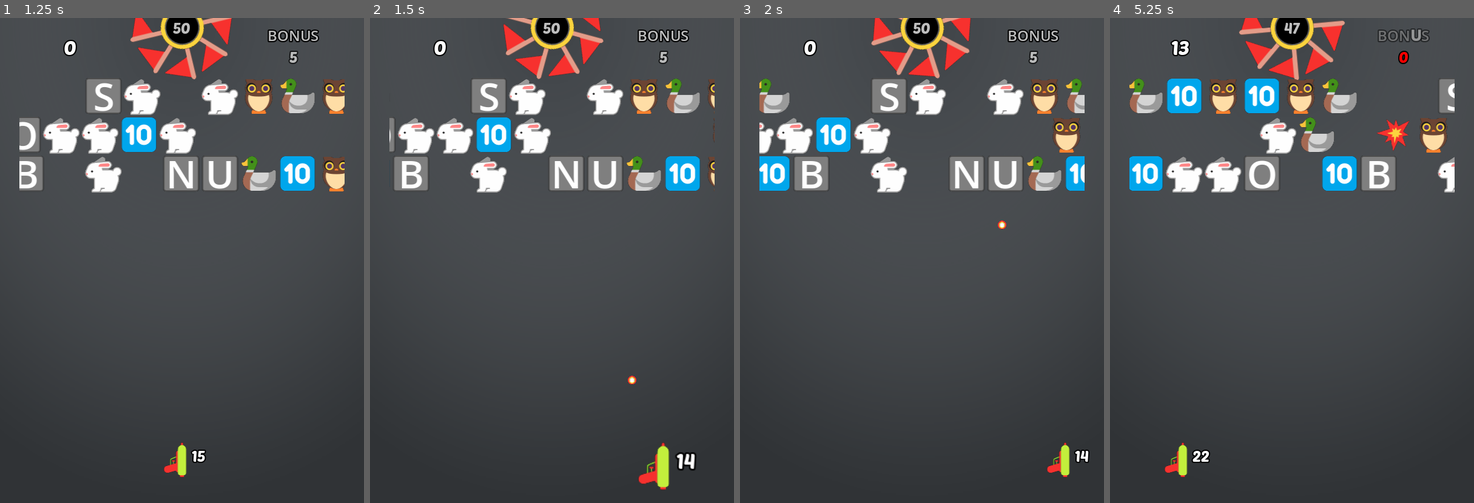
Above: before the commit, frames 1-4 (left to right).
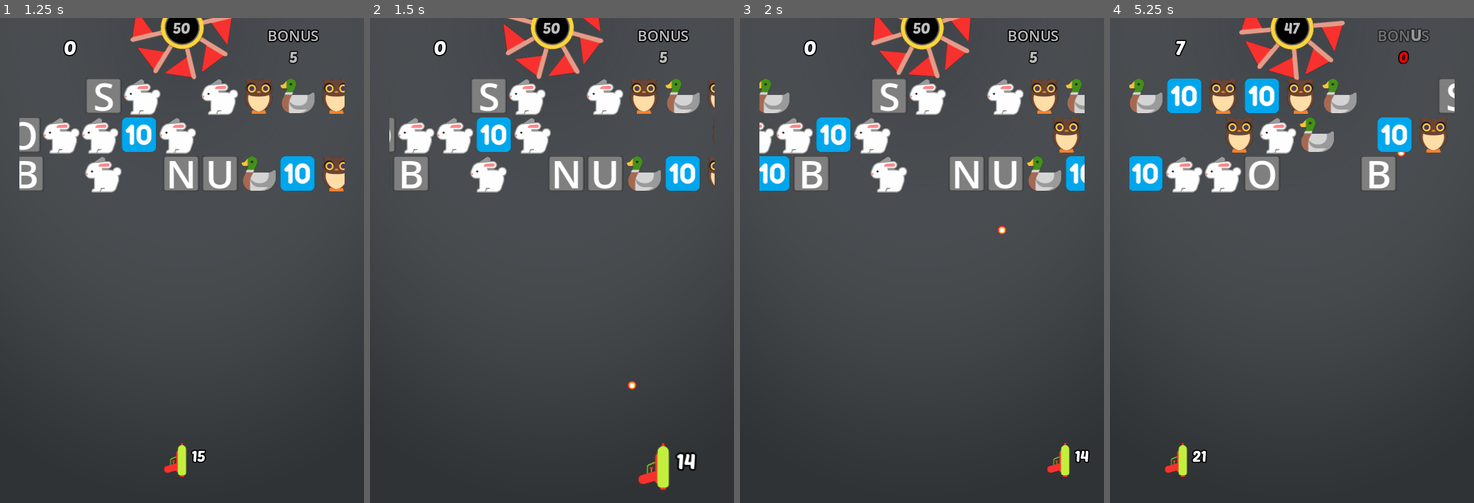
Above: after the commit, the same moments.

Repository: crapola/carnival
Game: Godot game, scene res://title.tscn
Same seed, same stepped clock (60 frames per second), same inputs: the game is played once before the commit and once after it.
Inputs (mouse positions are in pixels of both pictures, inside the frame that each line leads up to):
- Up to frame 1 (1.25 s): click "Start" at 0.5 s
- Up to frame 2 (1.5 s): move the mouse to (632, 236) at 1.27 s; press the mouse at (632, 236) at 1.28 s; hold Right (ui_right) from 1.28 s (still down)
- Up to frame 3 (2 s): keep holding Right (ui_right)
- Up to frame 4 (5.25 s): move the mouse to (1219, 284) at 2.02 s; release Right (ui_right) at 2.03 s; release the mouse at (1219, 284) at 2.03 s; hold Left (ui_left) 2.03-2.78 s; click (1219, 284) at 2.1 s; move the mouse to (1328, 153) at 2.77 s; press the mouse at (1328, 153) at 2.78 s; hold Right (ui_right) 2.78-4.28 s; move the mouse to (1273, 357) at 3.52 s; release the mouse at (1273, 357) at 3.53 s; click (1273, 357) at 3.6 s; move the mouse to (1401, 333) at 4.27 s; press the mouse at (1401, 333) at 4.28 s; hold Left (ui_left) from 4.28 s (still down); move the mouse to (1182, 187) at 5.02 s; release the mouse at (1182, 187) at 5.03 s; click (1182, 187) at 5.1 s

Frame 1 is identical in both runs. In frame 2, 0.2% of the frame differs, in the area x 70-90%, y 73-98%; in frame 3, less than 0.1%; in frame 4, 2.2%, in the area x 16-95%, y 4-92%.

Commit message:
Autofire

Diff:
--- a/gun.gd
+++ b/gun.gd
@@ -7,6 +7,8 @@
 
 ## Emitted when out of ammo for good and game should end.
 signal ammo_depleted
+
+var can_shoot:bool=true
 
 ## Number of bullets left.
 @export var ammo:int=15:
@@ -36,14 +38,16 @@
 	ammo=ammo
 
 func _input(event:InputEvent)->void:
-	if event.is_action_pressed("shoot") and _bullet==null:
-		_shoot()
+	#if event.is_action_pressed("shoot") and _bullet==null:
+	#	_shoot()
 	if event.is_action_pressed("ui_left") or event.is_action_pressed("ui_right"):
 		_mouse=false
 	if event is InputEventMouseMotion:
 		_mouse=true
 
 func _process(delta:float)->void:
+	if Input.is_action_pressed("shoot") and _bullet==null and can_shoot:
+		_shoot()
 	if _mouse:
 		_move_using_mouse(delta)
 	else:
--- a/main.gd
+++ b/main.gd
@@ -54,6 +54,7 @@
 	timer.stop()
 	rank_timer.stop()
 	gun.set_process_input(false)
+	gun.can_shoot=false
 	belt.stop(5.0)
 	wheel.stop(5.0)
 	await get_tree().create_timer(5.5,false,true,false).timeout
@@ -76,6 +77,7 @@
 
 	message.say("You ran out of ammo."+s,7)
 	gun.set_process_input(false)
+	gun.can_shoot=false
 	timer.stop()
 	rank_timer.stop()
 	belt.stop(5.0)
--- a/project.godot
+++ b/project.godot
@@ -13,7 +13,7 @@
 config/name="Carnival"
 config/description="Carnival shooter."
 run/main_scene="res://title.tscn"
-config/features=PackedStringArray("4.2", "Forward Plus")
+config/features=PackedStringArray("4.3", "Forward Plus")
 config/icon="res://icon.svg"
 
 [debug]
@@ -37,8 +37,8 @@
 shoot={
 "deadzone": 0.5,
 "events": [Object(InputEventMouseButton,"resource_local_to_scene":false,"resource_name":"","device":-1,"window_id":0,"a …(253 unchanged characters)…
-, Object(InputEventKey,"resource_local_to_scene":false,"resource_name":"","device":0,"window_id":0,"alt_pressed":false,"shift_pressed":false,"ctrl_pressed":false,"meta_pressed":false,"pressed":false,"keycode":0,"physical_keycode":88,"key_label":0,"unicode":0,"echo":false,"script":null)
-, null, Object(InputEventKey,"resource_local_to_scene":false …(166 unchanged characters)… _keycode":32,"key_label":0,"unicode":0,"echo":false,"script":null)
+, Object(InputEventKey,"resource_local_to_scene":false,"resource_name":"","device":0,"window_id":0,"alt_pressed":false,"shift_pressed":false,"ctrl_pressed":false,"meta_pressed":false,"pressed":false,"keycode":0,"physical_keycode":88,"key_label":0,"unicode":0,"location":0,"echo":false,"script":null)
+, null, Object(InputEventKey,"resource_local_to_scene":false …(166 unchanged characters)… _keycode":32,"key_label":0,"unicode":0,"location":0,"echo":false,"script":null)
 ]
 }
 
--- a/target.gd
+++ b/target.gd
@@ -14,18 +14,17 @@
 ## Explosion scene.
 @export var explosion:PackedScene=preload("res://explosion.tscn")
 
-func _ready()->void:
-	 # Can't be deferred or it won't happen.
-	tree_exiting.connect(func()->void:
-		if explosion:
-			var e:=explosion.instantiate() as Node2D
-			if e.top_level:
-				e.global_transform=global_transform
-				get_tree().get_root().add_child.call_deferred(e)
-			else:
-				e.transform=transform
-				get_parent().add_child.call_deferred(e)
-		)
+func _exit_tree():
+	if is_blocking_signals():
+		return
+	if explosion:
+		var e=explosion.instantiate()
+		if e.top_level:
+			e.global_transform=global_transform
+			get_tree().get_root().add_child(e)
+		else:
+			e.transform=transform
+			get_parent().add_child.call_deferred(e)
 
 ## Instance a random animal target.
 static func instance_random()->Target:
--- a/targets/duck.gd
+++ b/targets/duck.gd
@@ -11,7 +11,6 @@
 @onready var timer:=$Timer as Timer
 
 func _ready()->void:
-	super._ready()
 	set_physics_process(false)
 
 func _on_timer_timeout()->void:
